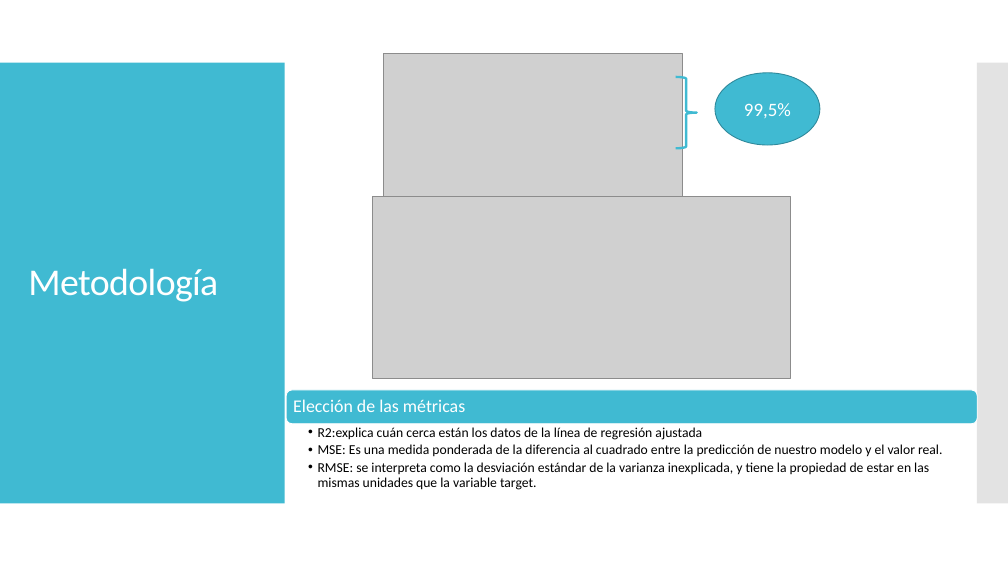
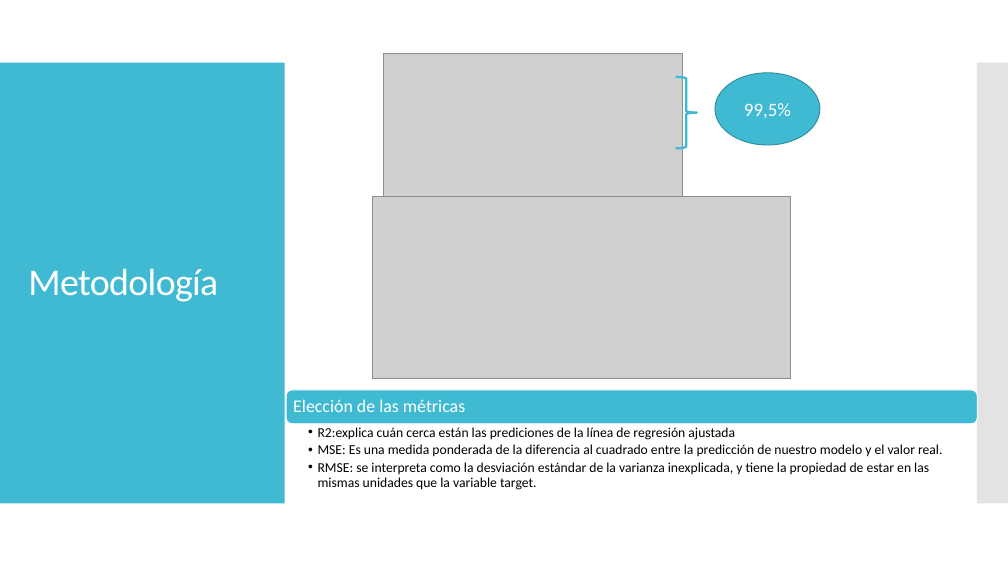
Before and after one commit to amariasm/Proyecto_API_Random_Forest, a slide deck: slide 7 of articulo/Presentación Proyecto v1.pptx. Drawn at 1008x567 pixels with LibreOffice and Linux fonts; fonts in the diff are those of the drawing; grey boxes stand for pictures. Boxes give left, top, right and bottom in pixels: in the first picture for what was removed or moved away, otherwise in the second. Text is boxed around its words. In the diff, an @@ line names an element or a change of style, - is before the commit and + after.

```diff
--- a/articulo/Presentación Proyecto v1.pptx
+++ b/articulo/Presentación Proyecto v1.pptx
@@ text at bbox=[318, 427, 735, 440]: text changed @@
-  • R2:explica cuán cerca están los datos de la línea de regresión ajustada
+  • R2:explica cuán cerca están las prediciones de la línea de regresión ajustada
```
Also in this commit, not shown: 6 other slides changed, 1 other file.
